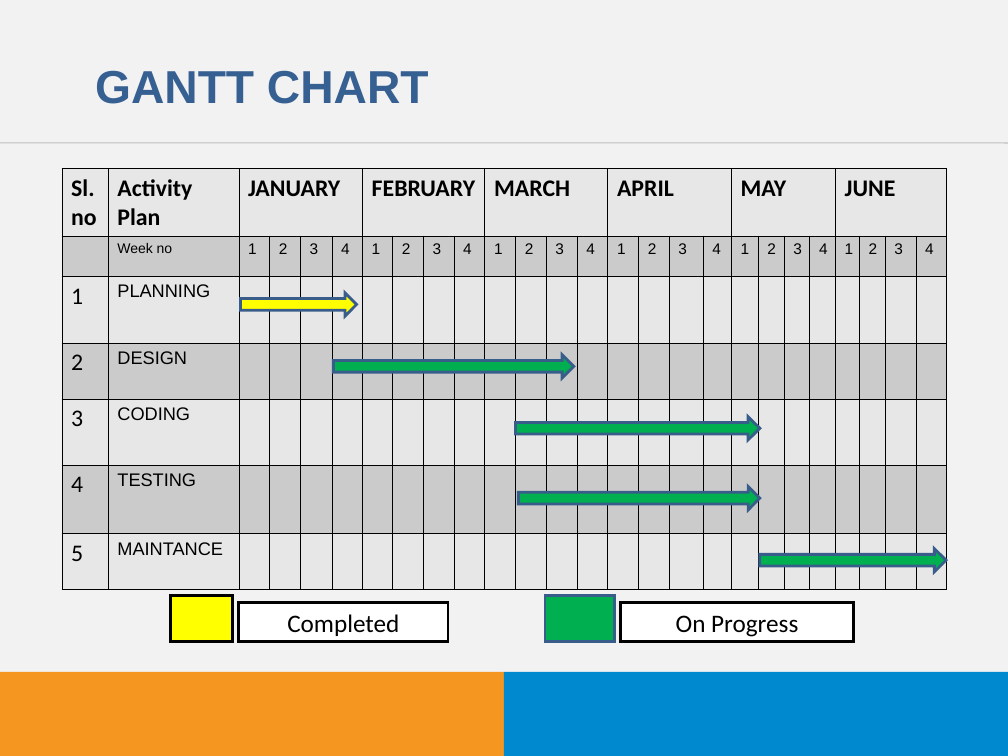
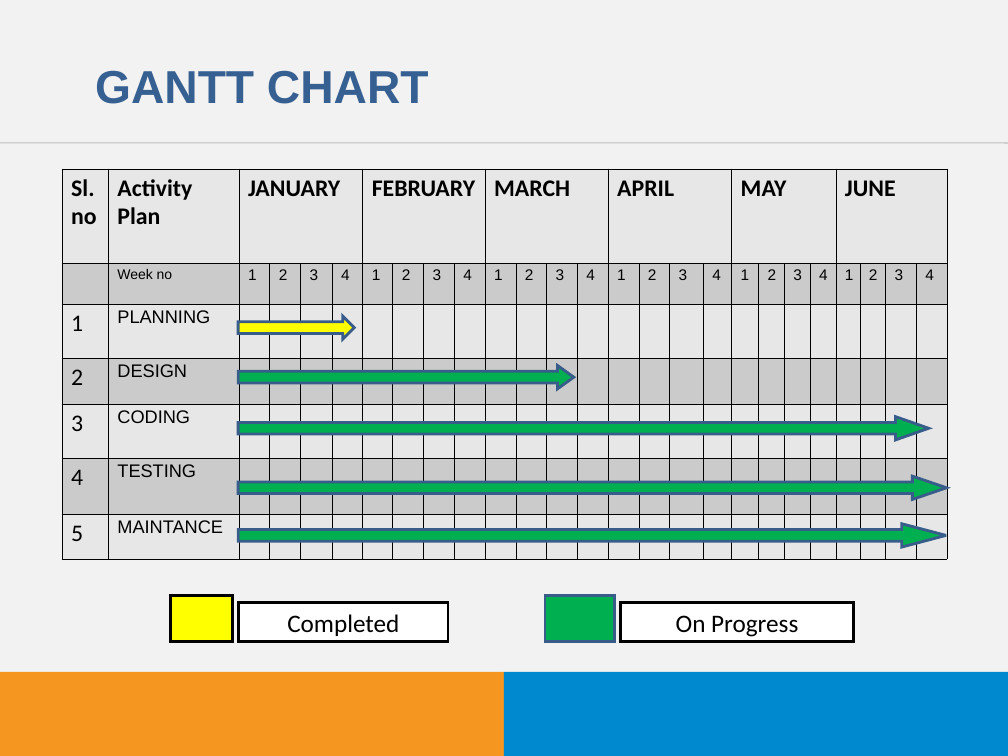
Before and after one commit to VishnuKandoth/clinicare, a slide deck: slide 20 of SYNOPISIS CLINICARE.ppt. Drawn at 1008x756 pixels with LibreOffice and Linux fonts; fonts in the diff are those of the drawing; background and template pictures are left out. Boxes give left, top, right and bottom in pixels: in the first picture for what was removed or moved away, otherwise in the second. Text is boxed around its words. In the diff, an @@ line names an element or a change of style, - is before the commit and + after.

```diff
--- a/SYNOPISIS CLINICARE.ppt
+++ b/SYNOPISIS CLINICARE.ppt
@@ table at (61, 168, 951, 557) @@
@@ line spacing 1 to 0.96 @@
@@ line spacing 1 to 0.89 @@
@@ borders changed @@
@@ right arrow: place and size @@
-right arrow at (241, 292, 357, 316)
+right arrow at (238, 317, 354, 340)
@@ right arrow: place and size @@
-right arrow at (334, 355, 575, 378)
+right arrow at (238, 366, 574, 389)
@@ right arrow: place and size @@
-right arrow at (515, 416, 759, 439)
+right arrow at (238, 416, 928, 439)
@@ proportions changed in 4 elements at (238, 317, 354, 340), (238, 366, 574, 389), (238, 416, 928, 439), (238, 476, 947, 499) @@
@@ right arrow: place and size @@
-right arrow at (518, 487, 760, 510)
+right arrow at (238, 476, 947, 499)
@@ right arrow added at (238, 524, 946, 547), fill #00B050, outline #385D8A 2.01 pt @@
@@ right arrow removed at (760, 548, 947, 572) @@
```
Also in this commit, not shown: 10 other slides changed, 3 other files.
